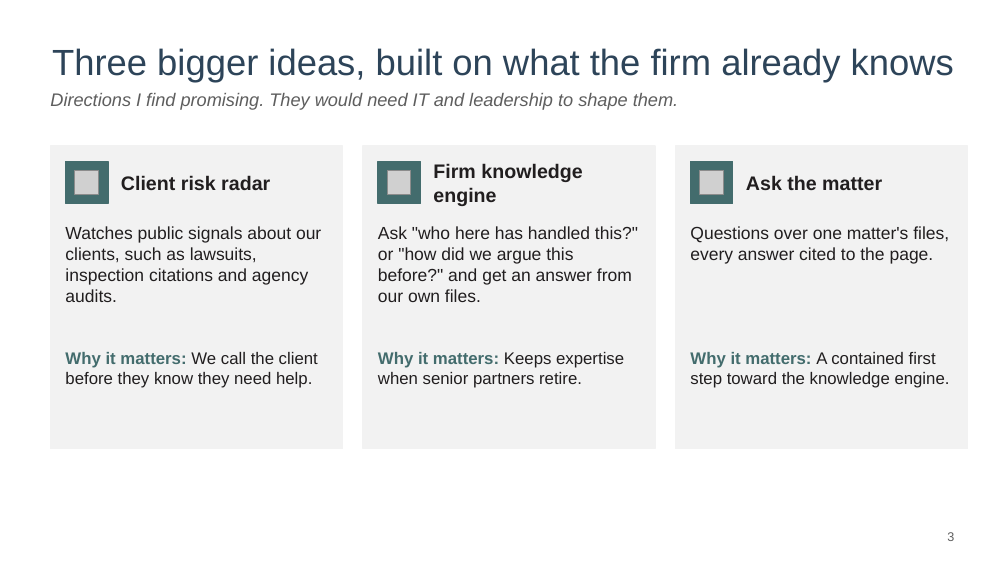
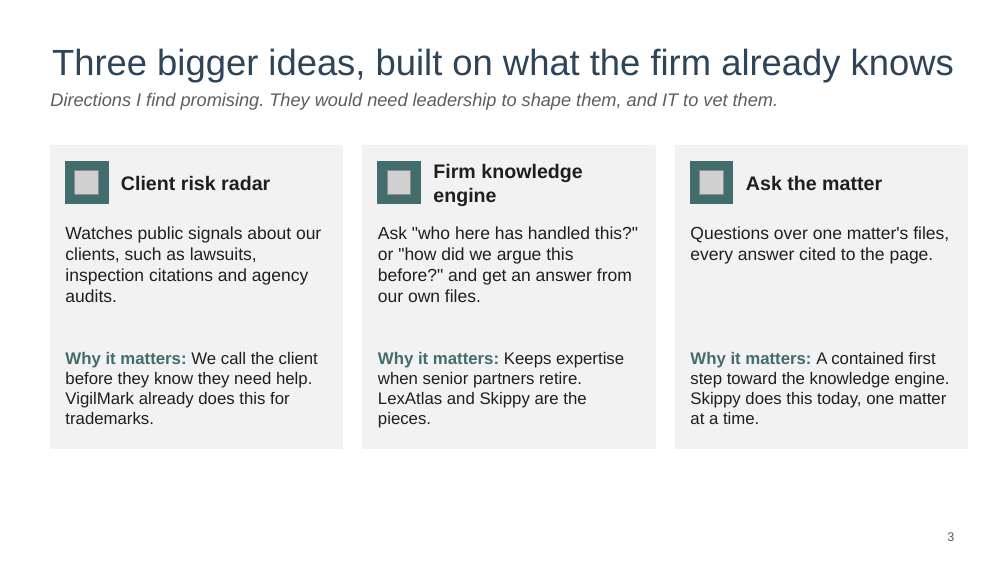
Before and after one commit to mylesparslow-collab/legal-portfolio, a slide deck: slide 3 of downloads/AI-ideas-Myles-Parslow.pptx. Drawn at 1008x567 pixels with LibreOffice and Linux fonts; fonts in the diff are those of the drawing; grey boxes stand for pictures. Boxes give left, top, right and bottom in pixels: in the first picture for what was removed or moved away, otherwise in the second. Text is boxed around its words. In the diff, an @@ line names an element or a change of style, - is before the commit and + after.

```diff
--- a/downloads/AI-ideas-Myles-Parslow.pptx
+++ b/downloads/AI-ideas-Myles-Parslow.pptx
@@ text at bbox=[50, 93, 778, 110]: text changed @@
-Directions I find promising. They would need IT and leadership to shape them.
+Directions I find promising. They would need leadership to shape them, and IT to vet them.
@@ text at bbox=[65, 352, 318, 424]: text changed @@
-Why it matters: We call the client before they know they need help.
+Why it matters: We call the client before they know they need help. VigilMark already does this for trademarks.
@@ text at bbox=[378, 352, 624, 428]: text changed @@
-Why it matters: Keeps expertise when senior partners retire.
+Why it matters: Keeps expertise when senior partners retire. LexAtlas and Skippy are the pieces.
@@ text at bbox=[690, 352, 950, 424]: text changed @@
-Why it matters: A contained first step toward the knowledge engine.
+Why it matters: A contained first step toward the knowledge engine. Skippy does this today, one matter at a time.
```
Also in this commit, not shown: 2 other slides changed, 1 slide added, 1 slide removed.
